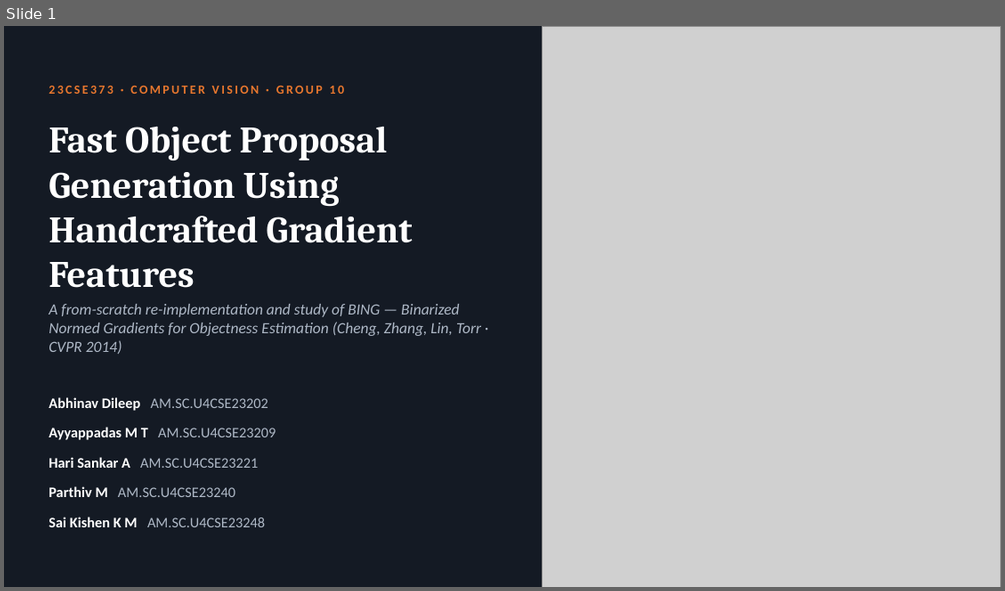
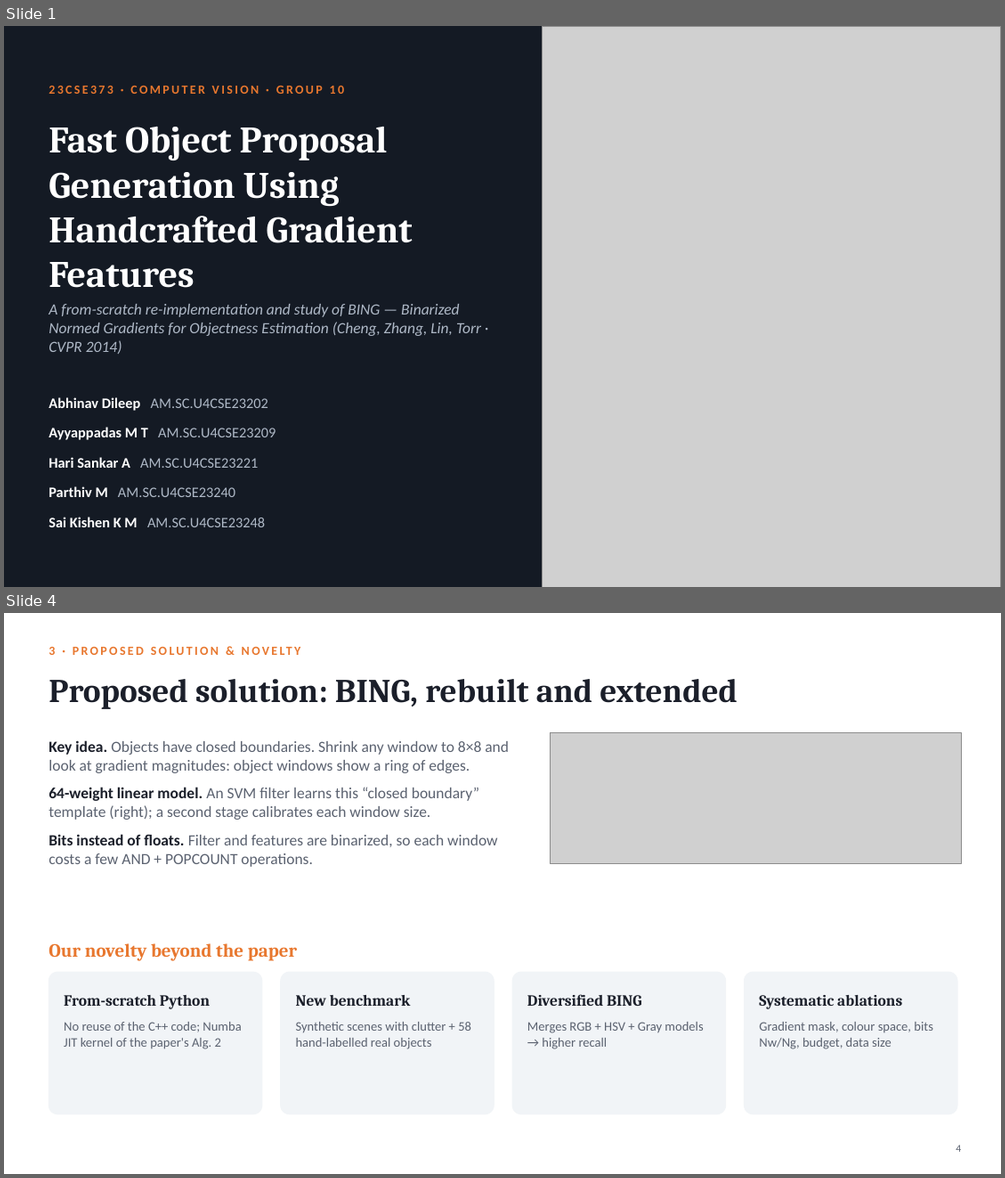
Before and after one commit to hari18305/cvprojectg10, a slide deck: presentation/BING_Objectness_Group10.pptx. Shown one above the other, each under a label of ours: slide 1 before the commit, slides 1 and 4 after it; the slides between them are not shown. The pictures are 1005x591 and 1005x1178 pixels, drawn with LibreOffice and Linux fonts; fonts in the diff are those of the drawing; grey boxes stand for pictures. Boxes give left, top, right and bottom in pixels: in the first picture for what was removed or moved away, otherwise in the second. Text is boxed around its words. In the diff, an @@ line names an element or a change of style, - is before the commit and + after.

Commit message:
Restructure presentation into 12 slides for a 10-minute talk
Sections: introduction, problem definition, proposed solution and novelty,
design and solution, result analysis with comparison to existing methods.

```diff
--- a/presentation/BING_Objectness_Group10.pptx
+++ b/presentation/BING_Objectness_Group10.pptx
@@ slide 4 added at (4, 613, 1001, 1174), background #FFFFFF @@
@@ text added at (48, 647, 328, 961), 12 pt, text #E8772E, bold @@
+3 · PROPOSED SOLUTION & NOVELTY
@@ text added at (335, 679, 737, 706), 32 pt, text #1B1F2A, bold @@
+Proposed solution: BING, rebuilt and extended
@@ text added at (48, 740, 509, 867), 15 pt, text #5B6270 @@
+• Key idea. Objects have closed boundaries. Shrink any window to 8×8 and look at gradient magnitudes: object windows show a ring of edges.
+• 64-weight linear model. An SVM filter learns this “closed boundary” template (right); a second stage calibrates each window size.
+• Bits instead of floats. Filter and features are binarized, so each window costs a few AND + POPCOUNT operations.
@@ picture added at (550, 732, 961, 863) @@
@@ text added at (48, 943, 297, 961), 18 pt, text #E8772E, bold @@
+Our novelty beyond the paper
@@ rounded rectangle added at (48, 972, 262, 1114), fill #F1F4F7, outline #F1F4F7 1 pt @@
@@ rounded rectangle added at (281, 972, 494, 1114), fill #F1F4F7, outline #F1F4F7 1 pt @@
@@ rounded rectangle added at (512, 972, 726, 1114), fill #F1F4F7, outline #F1F4F7 1 pt @@
@@ rounded rectangle added at (744, 972, 957, 1114), fill #F1F4F7, outline #F1F4F7 1 pt @@
@@ text added at (64, 995, 210, 1009), 15 pt, text #1B1F2A, bold @@
+From-scratch Python
@@ text added at (296, 995, 411, 1005), 15 pt, text #1B1F2A, bold @@
+New benchmark
@@ text added at (527, 994, 642, 1005), 15 pt, text #1B1F2A, bold @@
+Diversified BING
@@ text added at (759, 995, 902, 1009), 15 pt, text #1B1F2A, bold @@
+Systematic ablations
@@ text added at (64, 1022, 241, 1049), 12.5 pt, text #5B6270 @@
+No reuse of the C++ code; Numba JIT kernel of the paper's Alg. 2
@@ text added at (296, 1022, 471, 1049), 12.5 pt, text #5B6270 @@
+Synthetic scenes with clutter + 58 hand-labelled real objects
@@ text added at (527, 1022, 703, 1049), 12.5 pt, text #5B6270 @@
+Merges RGB + HSV + Gray models → higher recall
@@ text added at (759, 1022, 933, 1049), 12.5 pt, text #5B6270 @@
+Gradient mask, colour space, bits Nw/Ng, budget, data size
@@ text added at (955, 1144, 961, 1151), 10 pt, text #5B6270 @@
+4
```
Also in this commit, not shown: 7 slides changed, 3 other slides added, 10 slides removed, 1 other file.
